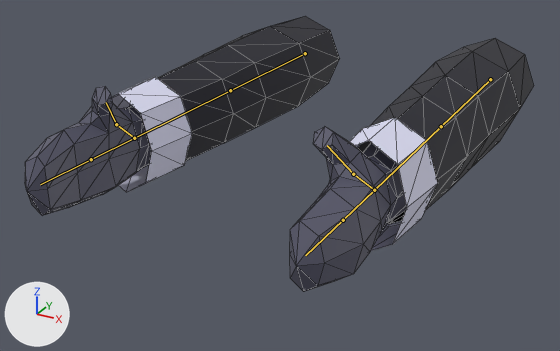
Renders of the glTF model assets/player_arms.glb from each side of a commit.
The view is the same before and after, from a 50 mm camera at (0.541, -1.459, 0.431) aimed at (-0.039, -0.405, -0.096). Every picture has the same lights, and +X, +Y and +Z are marked at lower left. The bones that bend it are drawn over the model as lines. Mesh edges are drawn as thin lines.

In view in the first picture: 'Arms', 'Sleeves'.
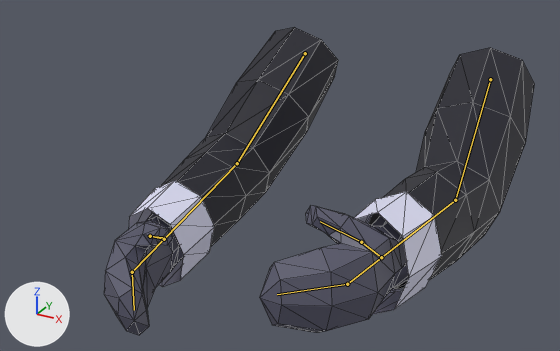
The newer file adds an action. The first version stands in its rest pose; the second is drawn at frame 36 of the action 'Walk-loop'.

Changed parts and their boxes [x1, y1, x2, y2] in the pictures (560 x 351 px):
'Sleeves', posed (22% taller)
    before: [112, 16, 534, 251]
    after: [128, 27, 534, 315]
'Arms', posed
    before: [25, 86, 407, 292]
    after: [104, 206, 409, 335]
bone 'ShoulderL', root to tip
    before: (490, 79) to (441, 126)
    after: (490, 79) to (455, 200)
bone 'ElbowL', root to tip
    before: (441, 126) to (374, 190)
    after: (455, 200) to (381, 257)
bone 'FingersL', root to tip
    before: (343, 220) to (305, 255)
    after: (347, 284) to (277, 294)
bone 'Thumb2L', root to tip
    before: (353, 174) to (327, 145)
    after: (361, 242) to (320, 221)
bone 'ShoulderR', root to tip
    before: (305, 53) to (230, 90)
    after: (305, 53) to (237, 163)
bone 'ElbowR', root to tip
    before: (230, 90) to (134, 138)
    after: (237, 163) to (164, 239)
bone 'FingersR', root to tip
    before: (91, 159) to (40, 184)
    after: (132, 272) to (134, 310)
bone 'Thumb2R', root to tip
    before: (116, 124) to (106, 102)
    after: (150, 236) to (162, 237)

What changed in the scene script:
```text
Change bone_shoulderl:
    where bone_shoulderl = bpy.data.objects['Armature'].pose.bones['ShoulderL']
    bone_shoulderl.rotation_quaternion: (1.0, 0.0, 0.0, 0.0) -> (0.969, 0.242, -0.001, -0.044)  # degrees (0, 0, 0) -> degrees (28, 1, -5)
Change bone_elbowl:
    where bone_elbowl = bpy.data.objects['Armature'].pose.bones['ElbowL']  # child of 'ShoulderL'
    bone_elbowl.rotation_quaternion: (1.0, 0.0, 0.0, 0.0) -> (0.958, -0.275, 0.0, 0.087)  # degrees (0, 0, 0) -> degrees (-32, 3, 10)
Change bone_fingersl:
    where bone_fingersl = bpy.data.objects['Armature'].pose.bones['FingersL']  # child of 'HandL'
    bone_fingersl.rotation_quaternion: (1.0, 0.0, 0.0, 0.0) -> (0.954, 0.0, 0.0, 0.301)  # degrees (0, 0, 0) -> degrees (0, 0, 35)
Change bone_thumb2l:
    where bone_thumb2l = bpy.data.objects['Armature'].pose.bones['Thumb2L']  # child of 'Thumb1L'
    bone_thumb2l.rotation_quaternion: (1.0, 0.0, 0.0, 0.0) -> (0.955, 0.035, 0.098, 0.279)  # degrees (0, 0, 0) -> degrees (7, 10, 33)
Change bone_shoulderr:
    where bone_shoulderr = bpy.data.objects['Armature'].pose.bones['ShoulderR']
    bone_shoulderr.rotation_quaternion: (1.0, 0.0, 0.0, 0.0) -> (0.953, 0.3, -0.002, 0.044)  # degrees (0, 0, 0) -> degrees (35, -2, 5)
Change bone_elbowr:
    where bone_elbowr = bpy.data.objects['Armature'].pose.bones['ElbowR']  # child of 'ShoulderR'
    bone_elbowr.rotation_quaternion: (1.0, 0.0, 0.0, 0.0) -> (0.967, -0.241, 0.0, -0.087)  # degrees (0, 0, 0) -> degrees (-28, -2, -10)
Change bone_fingersr:
    where bone_fingersr = bpy.data.objects['Armature'].pose.bones['FingersR']  # child of 'HandR'
    bone_fingersr.rotation_quaternion: (1.0, 0.0, 0.0, 0.0) -> (0.954, 0.0, 0.0, -0.301)  # degrees (0, 0, 0) -> degrees (0, 0, -35)
Change bone_thumb2r:
    where bone_thumb2r = bpy.data.objects['Armature'].pose.bones['Thumb2R']  # child of 'Thumb1R'
    bone_thumb2r.rotation_quaternion: (1.0, 0.0, 0.0, 0.0) -> (0.955, 0.035, -0.098, -0.279)  # degrees (0, 0, 0) -> degrees (7, -10, -33)
```
